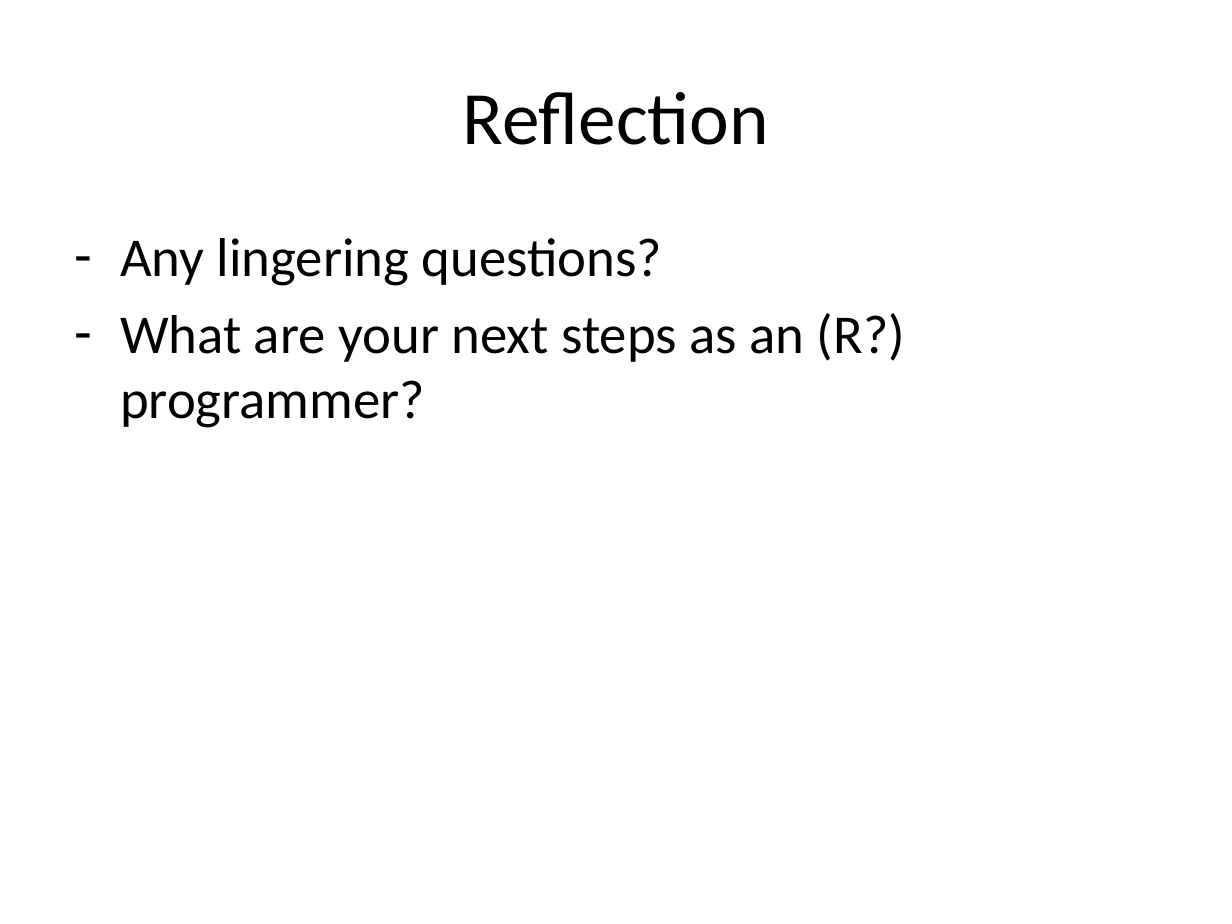
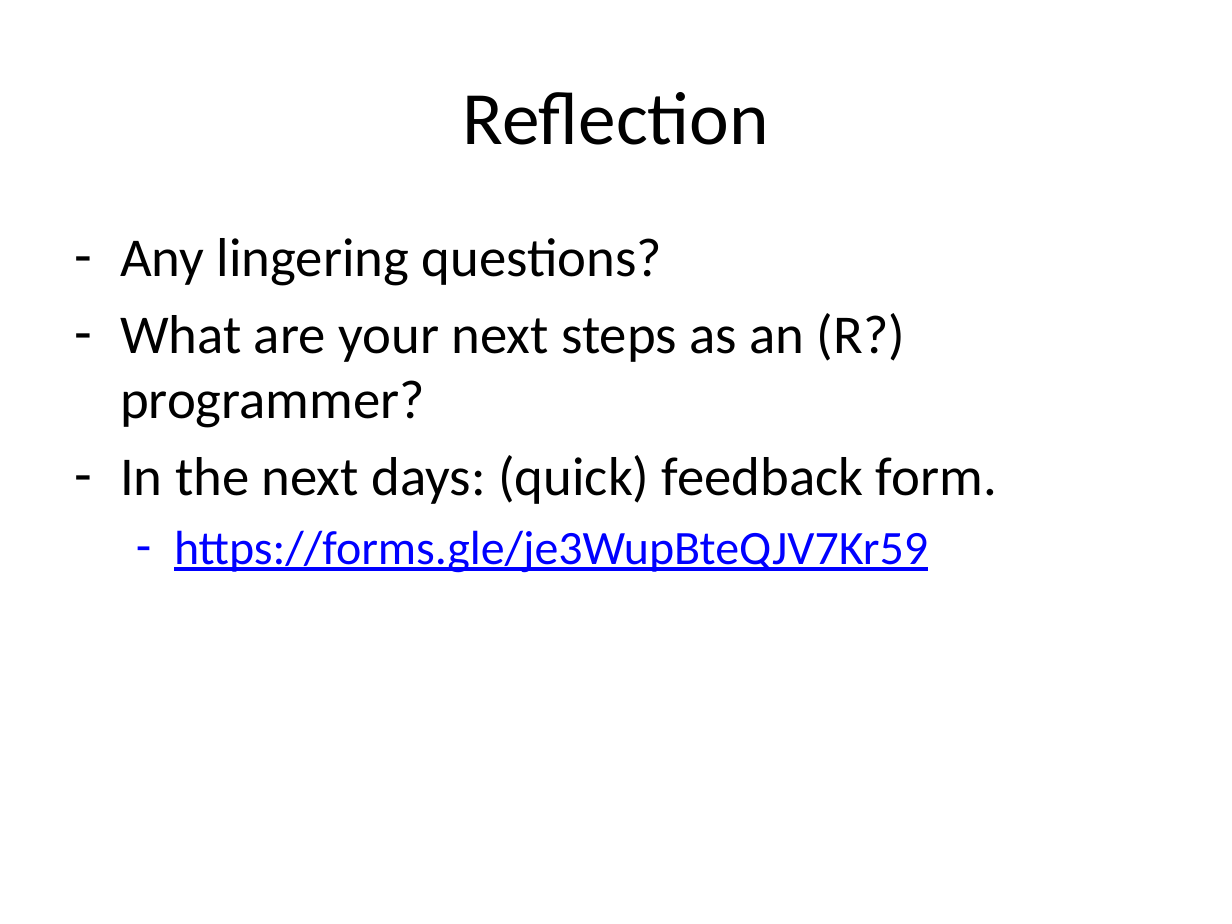
Before and after one commit to jtannen/r-for-datascience, a slide deck: slide 11 of session-6-regression/session-6-regression.pptx (slide 10 before the commit). Drawn at 1232x924 pixels with LibreOffice and Linux fonts; fonts in the diff are those of the drawing. Boxes give left, top, right and bottom in pixels: in the first picture for what was removed or moved away, otherwise in the second. Text is boxed around its words. In the diff, an @@ line names an element or a change of style, - is before the commit and + after.

Commit message:
slides reflection

```diff
--- a/session-6-regression/session-6-regression.pptx
+++ b/session-6-regression/session-6-regression.pptx
@@ text at box(120, 455, 997, 573): paragraphs added @@
+– In the next days: (quick) feedback form.
+  – https://forms.gle/je3WupBteQJV7Kr59
```
Also in this commit, not shown: 1 slide added.
